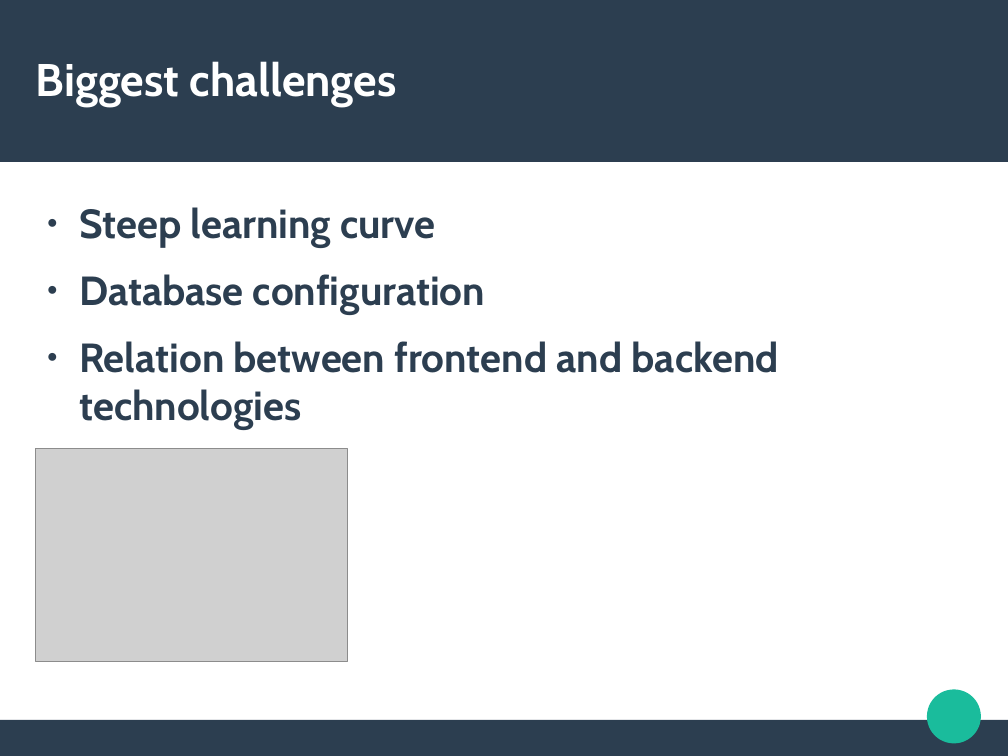
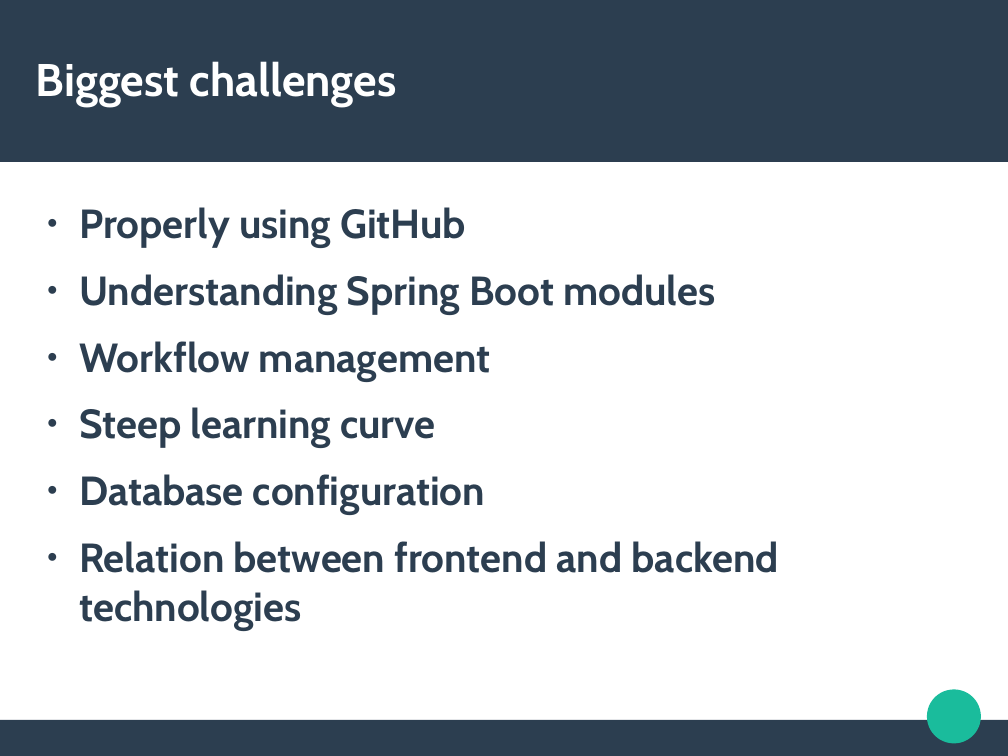
Before and after one commit to Eliiona/Java_BC, a slide deck: slide 19 of Prezentacijaa.odp (slide 20 before the commit). Drawn at 1008x756 pixels with LibreOffice and Linux fonts; fonts in the diff are those of the drawing; grey boxes stand for pictures. Boxes give left, top, right and bottom in pixels: in the first picture for what was removed or moved away, otherwise in the second. Text is boxed around its words. In the diff, an @@ line names an element or a change of style, - is before the commit and + after.

```diff
--- a/Prezentacijaa.odp
+++ b/Prezentacijaa.odp
@@ text at bbox=[79, 207, 715, 381]: paragraphs added @@
+● Properly using GitHub
+● Understanding Spring Boot modules
+● Workflow management
@@ picture removed at bbox=[36, 448, 348, 662] @@
```
Also in this commit, not shown: 4 other slides changed, 1 slide removed, 6 other files.
